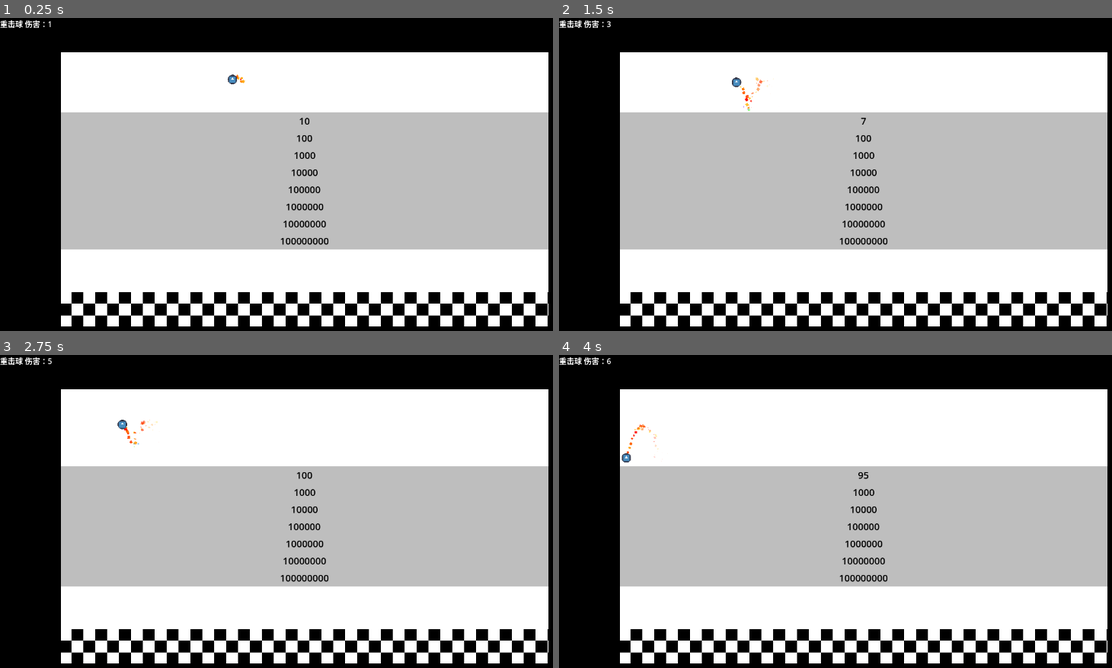
Above: before the commit, frames 1-4 (two rows, left to right).
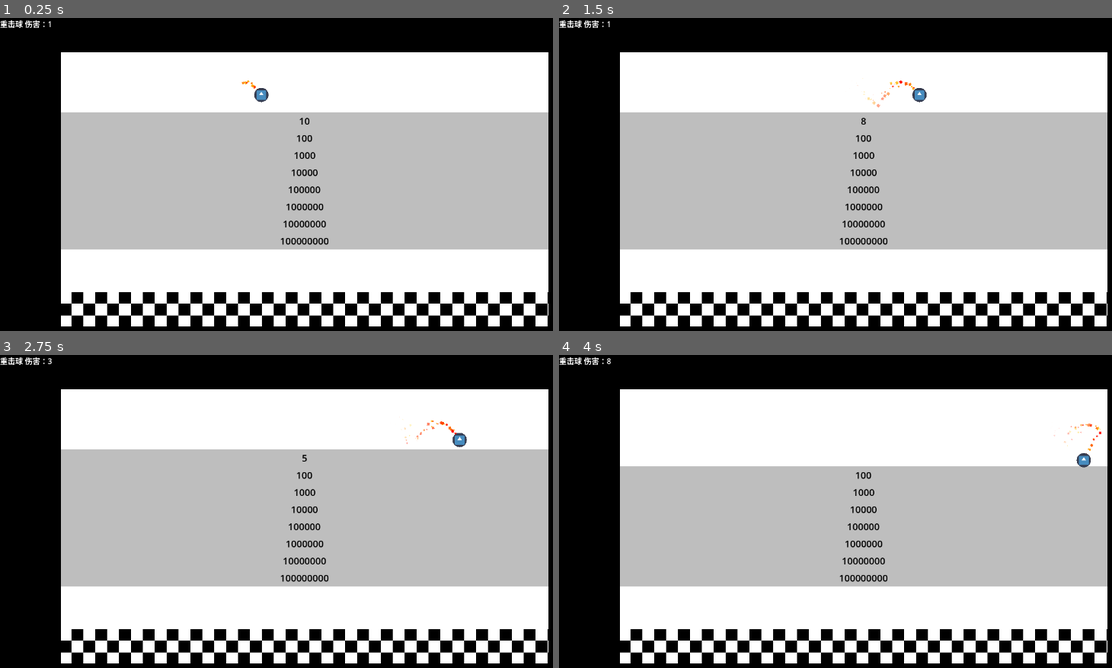
Above: after the commit, the same moments.

Repository: Rundll86/fallingballs
Game: Godot game, scene res://components/World.tscn
Same seed, same stepped clock (60 frames per second), same inputs: the game is played once before the commit and once after it. The engine's default icon, where the game draws it, is replaced by a stand-in: a white triangle on a blue panel in a dark square.
Inputs:
- Up to frame 1 (0.25 s): no input
- Up to frame 2 (1.5 s): no input
- Up to frame 3 (2.75 s): no input
- Up to frame 4 (4 s): no input

The runs differ from the first frame. In frame 1, 0.2% of the frame differs, in the area x 41-49%, y 18-28%; in frame 2, 0.3%; in frame 3, 5.0%, in the area x 8-100%, y 0-36%; in frame 4, 0.3%.

Commit message:
feat(球体): 修改伤害球机制并调整基础球体属性
- 在DamageBall.gd中实现斐波那契伤害计算
- 增加bounceTime计数用于伤害计算
- 调整球体半径、弹力和初始速度
- 更新粒子效果和碰撞形状以匹配新半径
- 简化初始作用力方向为固定向右

Diff:
--- a/components/Abstracts/BallBase.tscn
+++ b/components/Abstracts/BallBase.tscn
@@ -6,7 +6,7 @@
 
 [sub_resource type="PhysicsMaterial" id="PhysicsMaterial_pm2r4"]
 friction = 0.0
-bounce = 0.95
+bounce = 0.97
 
 [sub_resource type="ParticleProcessMaterial" id="ParticleProcessMaterial_isie4"]
 particle_flag_disable_z = true
@@ -14,7 +14,8 @@
 emission_sphere_radius = 10.0
 gravity = Vector3(0, 0, 0)
 
-[sub_resource type="CircleShape2D" id="CircleShape2D_d3s1p"]
+[sub_resource type="CircleShape2D" id="CircleShape2D_bgsji"]
+radius = 15.0
 
 [node name="Ball" type="RigidBody2D"]
 physics_material_override = SubResource("PhysicsMaterial_pm2r4")
@@ -22,21 +23,27 @@
 max_contacts_reported = 1000
 script = ExtResource("1_6n61d")
 
+[node name="sounds" type="Node2D" parent="."]
+unique_name_in_owner = true
+
+[node name="attack" type="AudioStreamPlayer2D" parent="sounds"]
+
 [node name="trail" type="GPUParticles2D" parent="."]
 amount = 50
 process_material = SubResource("ParticleProcessMaterial_isie4")
 
 [node name="hitbox" type="CollisionShape2D" parent="."]
 unique_name_in_owner = true
-shape = SubResource("CircleShape2D_d3s1p")
+shape = SubResource("CircleShape2D_bgsji")
 
 [node name="mask" type="Polygon2D" parent="."]
 unique_name_in_owner = true
 clip_children = 1
-polygon = PackedVector2Array(10, 0, 9.80785, 1.9509, 9.2388, 3.82683, 8.3147, 5.5557, 7.07107, 7.07107, 5.5557, 8.3147, 3.82683, 9.2388, 1.9509, 9.80785, -4.37114e-07, 10, -1.9509, 9.80785, -3.82683, 9.2388, -5.5557, 8.3147, -7.07107, 7.07107, -8.3147, 5.5557, -9.2388, 3.82683, -9.80785, 1.9509, -10, -8.74228e-07, -9.80785, -1.9509, -9.2388, -3.82683, -8.3147, -5.5557, -7.07107, -7.07107, -5.5557, -8.31469, -3.82684, -9.2388, -1.9509, -9.80785, 1.19249e-07, -10, 1.9509, -9.80785, 3.82684, -9.23879, 5.5557, -8.3147, 7.07107, -7.07107, 8.3147, -5.5557, 9.2388, -3.82683, 9.80785, -1.9509)
+polygon = PackedVector2Array(15, 0, 14.7118, 2.92635, 13.8582, 5.74025, 12.472, 8.33355, 10.6066, 10.6066, 8.33355, 12.472, 5.74025, 13.8582, 2.92636, 14.7118, -6.55671e-07, 15, -2.92635, 14.7118, -5.74025, 13.8582, -8.33355, 12.472, -10.6066, 10.6066, -12.472, 8.33355, -13.8582, 5.74025, -14.7118, 2.92635, -15, -1.31134e-06, -14.7118, -2.92635, -13.8582, -5.74025, -12.472, -8.33355, -10.6066, -10.6066, -8.33356, -12.472, -5.74025, -13.8582, -2.92636, -14.7118, 1.78873e-07, -15, 2.92636, -14.7118, 5.74025, -13.8582, 8.33355, -12.472, 10.6066, -10.6066, 12.472, -8.33355, 13.8582, -5.74025, 14.7118, -2.92635)
 script = ExtResource("2_cnf5w")
+radius = 15.0
 
 [node name="texture" type="Sprite2D" parent="mask"]
 unique_name_in_owner = true
-scale = Vector2(0.15625, 0.15625)
+scale = Vector2(0.234375, 0.234375)
 texture = ExtResource("3_t36mp")
--- a/components/Scenes/Balls/DamageBall.tscn
+++ b/components/Scenes/Balls/DamageBall.tscn
@@ -36,7 +36,7 @@
 angle_max = 360.0
 angle_curve = SubResource("CurveTexture_w2bwh")
 spread = 180.0
-initial_velocity_max = 20.0
+initial_velocity_max = 25.0
 gravity = Vector3(0, 0, 0)
 scale_max = 6.0
 scale_curve = SubResource("CurveTexture_dd33a")
--- a/scripts/Contents/Balls/DamageBall.gd
+++ b/scripts/Contents/Balls/DamageBall.gd
@@ -1,4 +1,11 @@
 extends BallBase
 
+func fibonacci(n: int) -> int:
+	if n <= 0:
+		return 0
+	elif n == 1:
+		return 1
+	else:
+		return fibonacci(n - 1) + fibonacci(n - 2)
 func onAttack(_wall: WallBase):
-	damage += 1
+	damage = fibonacci(bounceTime + 1)
--- a/scripts/Statemachines/BallBase.gd
+++ b/scripts/Statemachines/BallBase.gd
@@ -2,13 +2,14 @@
 extends RigidBody2D
 class_name BallBase
 
-@export var radius: float = 10
+@export var radius: float = 15
 @export var displayName: String = "未命名球"
 @export var damage: float = 0
 
 @onready var hitbox: CollisionShape2D = $"%hitbox"
 @onready var mask: Circle = $"%mask"
 @onready var texture: Sprite2D = $"%texture"
+var bounceTime: int = 0
 
 func _ready():
 	hitbox.shape = hitbox.shape.duplicate()
@@ -17,9 +18,10 @@
 			if body is WallBase:
 				body.takeDamage(damage, self)
 				onAttack(body)
+				bounceTime += 1
 				EffectBase.create("HitWall", position + Vector2(0, radius), 0, get_parent())
 	)
-	apply_central_force(Vector2.from_angle(deg_to_rad(randf() * 360.0)) * 10000)
+	apply_central_force(Vector2(10000, 0))
 func _process(_delta):
 	hitbox.shape.radius = radius
 	mask.radius = radius
